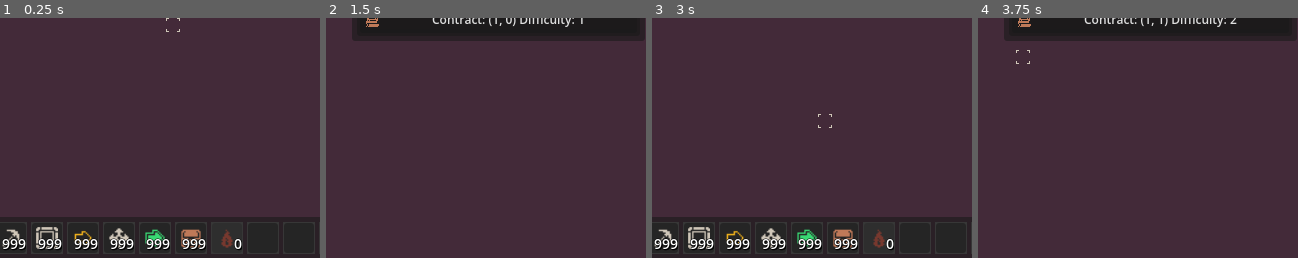
Above: before the commit, frames 1-4 (left to right).
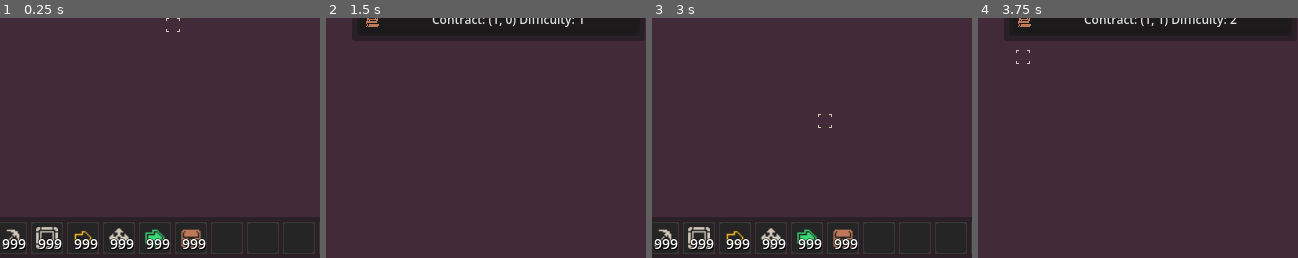
Above: after the commit, the same moments.

Repository: Twalton1452/Factory_Contractor
Game: Godot game, scene res://scenes/main.tscn
Same seed, same stepped clock (60 frames per second), same inputs: the game is played once before the commit and once after it.
Inputs (mouse positions are % of the whole screen's width and height, from its top left):
- Up to frame 1 (0.25 s): no input
- Up to frame 2 (1.5 s): click (25, 94) at 0.52 s; tap Enter at 1.25 s; move the mouse to (72, 45) at 1.27 s; hold D (navigate_right) from 1.28 s (still down); hold C (contracts) from 1.28 s (still down)
- Up to frame 3 (3 s): release D (navigate_right) at 2 s; release C (contracts) at 2 s; click "Contract: (1, 0) Difficulty: 1" at 2 s; click "Accept" at 2.75 s
- Up to frame 4 (3.75 s): tap Space at 3.5 s; move the mouse to (30, 55) at 3.52 s; hold S (navigate_down) from 3.53 s (still down); tap Q (picker) at 3.6 s
The pictures show only the part of the screen within x 23-73%, y 49-99%; the shares and areas given below are measured in that part.

The runs differ from the first frame. In frame 1, 0.3% of the frame differs, in the area x 69-76%, y 87-97%; in frame 2, nothing differs; in frame 3, 0.3%; in frame 4, nothing differs.

Commit message:
WIP designated Smelter

Diff:
--- a/scenes/main.tscn
+++ b/scenes/main.tscn
@@ -33,7 +33,6 @@
 [ext_resource type="Texture2D" uid="uid://cg1pnb8okiorv" path="res://art/game_icons/trash_can_icon.tres" id="15_0kvvc"]
 [ext_resource type="PackedScene" uid="uid://burace24iyqdk" path="res://scenes/ui/contract_goal_slot.tscn" id="15_0ol8u"]
 [ext_resource type="Texture2D" uid="uid://bysetw8d16ekr" path="res://art/game_icons/contracts_icon.tres" id="15_60g7f"]
-[ext_resource type="Resource" uid="uid://dtcidbu0swnqx" path="res://resources/components/smelter.tres" id="16_nhhku"]
 [ext_resource type="Script" path="res://scripts/ui/UnownedPlotDisplay.gd" id="20_d6ol1"]
 [ext_resource type="StyleBox" uid="uid://di2frkvv5wvew" path="res://resources/theme/contract_box_panel.tres" id="22_ypbl3"]
 [ext_resource type="Script" path="res://scripts/ui/PlotDisplay.gd" id="27_ggj81"]
@@ -285,7 +284,6 @@
 
 [node name="Slot7" parent="CanvasLayer/HUD/BuilderPanel/MarginContainer/Slots" instance=ExtResource("3_wmb04")]
 layout_mode = 2
-data = ExtResource("16_nhhku")
 
 [node name="Slot8" parent="CanvasLayer/HUD/BuilderPanel/MarginContainer/Slots" instance=ExtResource("3_wmb04")]
 layout_mode = 2
--- a/scenes/ui/build_slot.tscn
+++ b/scenes/ui/build_slot.tscn
@@ -39,6 +39,7 @@
 expand_icon = true
 
 [node name="Label" type="Label" parent="."]
+visible = false
 layout_mode = 1
 anchors_preset = 3
 anchor_left = 1.0
--- a/scripts/autoloads/ComponentDB.gd
+++ b/scripts/autoloads/ComponentDB.gd
@@ -63,9 +63,14 @@
 	SMELTED_IRON
 ]
 
-var smeltable_recipes : Array[ComponentData] = [
+var smelted_recipes : Array[ComponentData] = [
 	SMELTED_COPPER,
 	SMELTED_IRON,
+]
+
+var smeltables : Array[ComponentData] = [
+	COPPER,
+	IRON,
 ]
 
 ## Used for indicies in TIERS array
--- a/scripts/game_world/Smelter.gd
+++ b/scripts/game_world/Smelter.gd
@@ -1,2 +1,39 @@
-extends Assembler
+extends Node
 class_name Smelter
+
+var building : Building = null
+var storage : Dictionary = {} # { key: ComponentData, val: int }
+var end_result : ComponentData = null
+var crafting = false
+var craft_progress = 0.0
+
+func _ready() -> void:
+	building = get_parent()
+	building.received_component.connect(_on_component_received)
+
+	for smeltable in ComponentDB.smeltables:
+		building.holding_allow_dict[smeltable] = smeltable.required_components.values().front()
+
+func _on_component_received(component: Component) -> void:
+	if not component.data in ComponentDB.smeltables:
+		return
+	else:
+		end_result
+	if storage.has(component.data):
+		if storage[component.data] < end_result.required_components[component.data]:
+			storage[component.data] += 1
+	else:
+		storage[component.data] = 1
+	building.holding_allow_dict[component.data] -= 1
+
+
+	# Wait some frames so the Player can see it go into the Building
+	await get_tree().physics_frame
+	await get_tree().physics_frame
+	await get_tree().physics_frame
+
+	var taking = building.take_from()
+
+	# Delete it because now it will just be kept track in the UI
+	if taking:
+		taking.queue_free()
Not shown: 1 places in scenes/main.tscn that only renumber resources
